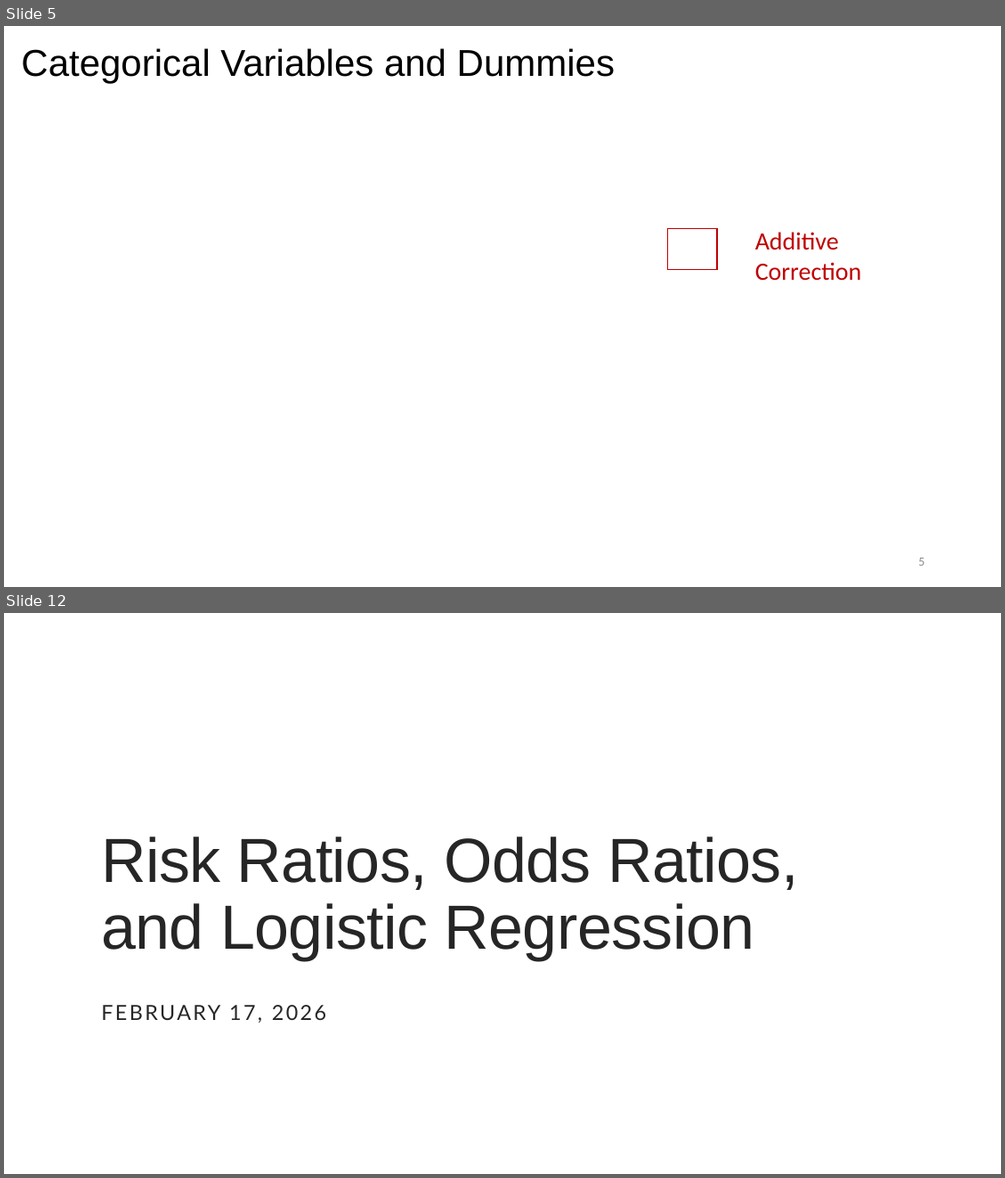
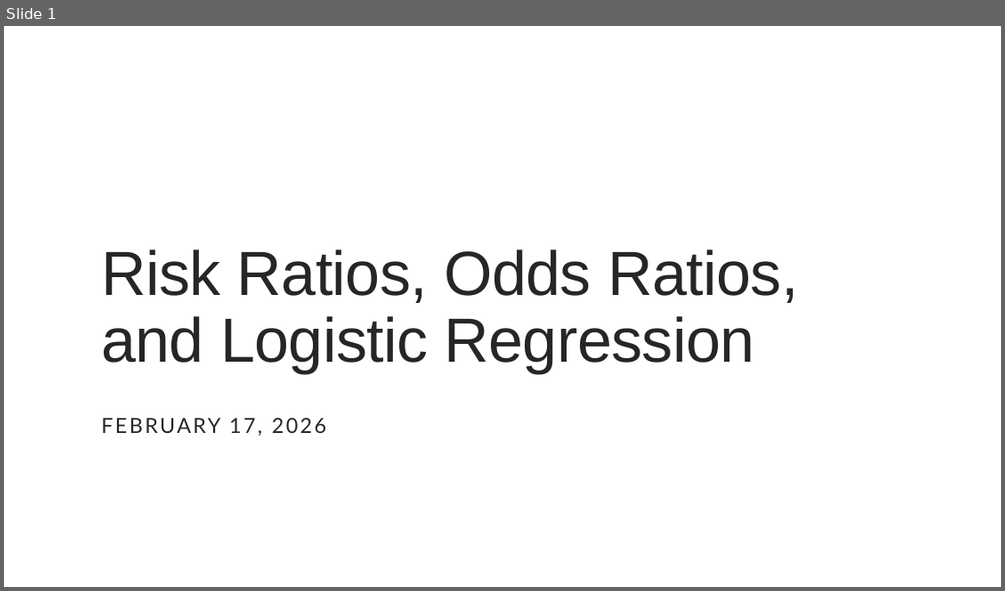
Before and after one commit to issues-osu/statsii-spring2026, a slide deck: slides/logistic/logistic_regression-lecture.pptx. Shown one above the other, each under a label of ours: slides 5 and 12 before the commit, slide 1 after it; the slides between them are not shown. The pictures are 1005x1178 and 1005x591 pixels, drawn with LibreOffice and Linux fonts; fonts in the diff are those of the drawing; grey boxes stand for pictures. Boxes give left, top, right and bottom in pixels: in the first picture for what was removed or moved away, otherwise in the second. Text is boxed around its words. In the diff, an @@ line names an element or a change of style, - is before the commit and + after.

```diff
--- a/slides/logistic/logistic_regression-lecture.pptx
+++ b/slides/logistic/logistic_regression-lecture.pptx
@@ slide 5 removed at (4, 26, 1001, 587), background #FFFFFF @@
@@ title removed at (21, 48, 615, 83) @@
-Categorical Variables and Dummies
@@ rectangle removed at (668, 229, 718, 270) @@
@@ text removed at (755, 232, 862, 281) @@
-Additive Correction
@@ page number removed at (918, 557, 924, 565) @@
-5
@@ what was slide 12 is now slide 1 @@
```
Also in this commit, not shown: 10 other slides removed, 19 other files.
